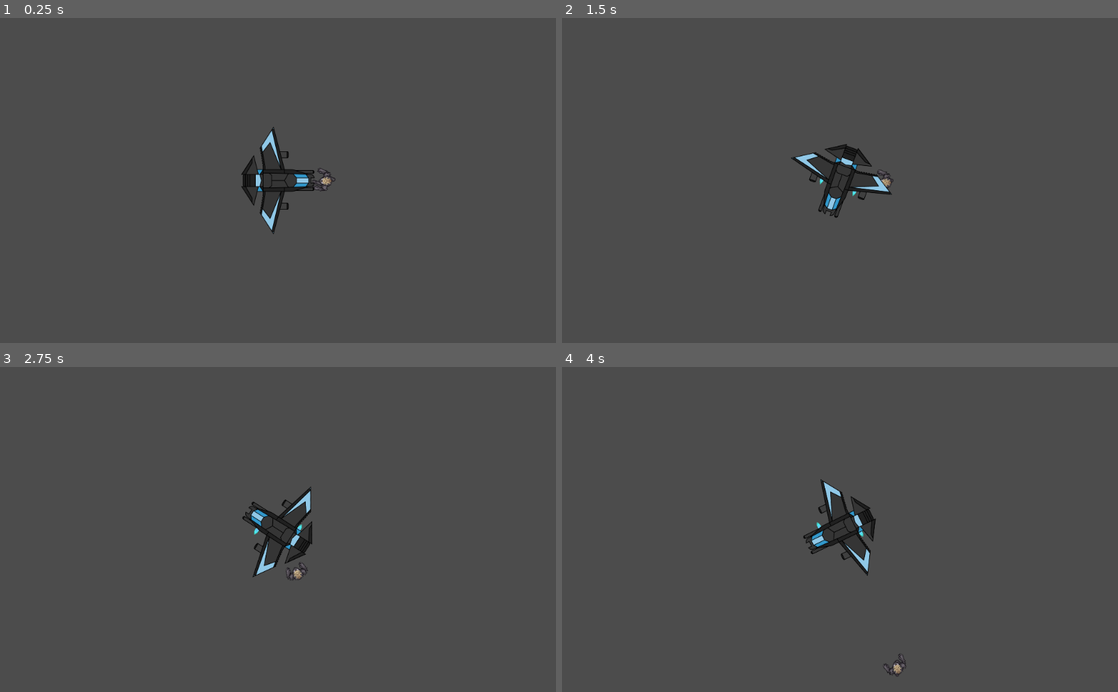
Above: before the commit, frames 1-4 (two rows, left to right).
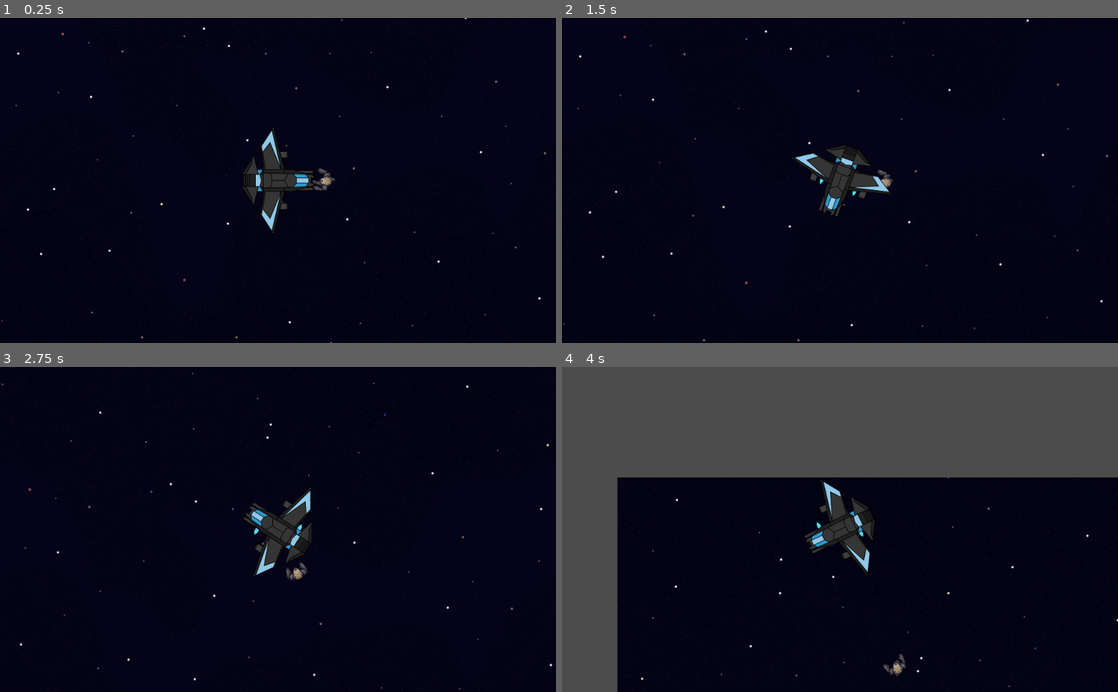
Above: after the commit, the same moments.

Repository: Bradels/minijam2022
Game: Godot game, scene res://Scenes/TestWorld.tscn
Same seed, same stepped clock (60 frames per second), same inputs: the game is played once before the commit and once after it. This scene is started directly instead of the project's main scene.
Inputs (mouse positions are in pixels of both pictures, inside the frame that each line leads up to):
- Up to frame 1 (0.25 s): no input
- Up to frame 2 (1.5 s): move the mouse to (962, 164) at 0.52 s; press the mouse at (962, 164) at 0.53 s; hold D (right) 0.53-1.28 s; move the mouse to (728, 196) at 1.27 s; release the mouse at (728, 196) at 1.28 s; hold S (down) from 1.28 s (still down); click (728, 196) at 1.35 s
- Up to frame 3 (2.75 s): move the mouse to (333, 458) at 2.02 s; release S (down) at 2.03 s; press the mouse at (333, 458) at 2.03 s; hold D (right) from 2.03 s (still down)
- Up to frame 4 (4 s): move the mouse to (812, 594) at 2.77 s; release D (right) at 2.78 s; release the mouse at (812, 594) at 2.78 s; hold W (ship_forward) 2.78-3.53 s; click (812, 594) at 2.85 s; move the mouse to (1006, 578) at 3.52 s; press the mouse at (1006, 578) at 3.53 s; hold A (left) from 3.53 s (still down)

The runs differ from the first frame. In frame 1, 98% of the frame differs, in the area x 0-100%, y 0-100%; in frame 2, 98%; in frame 3, 98%; in frame 4, 58%.

Commit message:
feat: add parallax background, weapon nodes

Diff:
--- a/Scenes/Entities/Player.tscn
+++ b/Scenes/Entities/Player.tscn
@@ -3,6 +3,14 @@
 [ext_resource path="res://Resources/PlayerSpriteFrames.tres" type="SpriteFrames" id=1]
 [ext_resource path="res://Scripts/Entities/Player/Player.gd" type="Script" id=2]
 [ext_resource path="res://Scripts/Entities/Player/Network.gd" type="Script" id=3]
+
+[sub_resource type="SpriteFrames" id=14]
+animations = [ {
+"frames": [  ],
+"loop": true,
+"name": "default",
+"speed": 5.0
+} ]
 
 [sub_resource type="CircleShape2D" id=12]
 radius = 12.0
--- a/Scenes/Entities/Spaceship.tscn
+++ b/Scenes/Entities/Spaceship.tscn
@@ -25,9 +25,6 @@
 "name": "default",
 "speed": 12.0
 } ]
-
-[sub_resource type="CircleShape2D" id=13]
-radius = 64.0078
 
 [node name="Spaceship" type="KinematicBody2D" groups=["Players"]]
 script = ExtResource( 2 )
@@ -103,7 +100,16 @@
 frame = 1
 playing = true
 
-[node name="Hitbox" type="Area2D" parent="."]
+[node name="Weapons" type="Node2D" parent="."]
 
-[node name="CollisionBox" type="CollisionShape2D" parent="Hitbox"]
-shape = SubResource( 13 )
+[node name="PulseLaserLeft" type="Node2D" parent="Weapons"]
+position = Vector2( 64, -16 )
+
+[node name="PulseLaserRight" type="Node2D" parent="Weapons"]
+position = Vector2( 64, 16 )
+
+[node name="RailgunLeft" type="Node2D" parent="Weapons"]
+position = Vector2( 20, -48 )
+
+[node name="RailgunRight" type="Node2D" parent="Weapons"]
+position = Vector2( 20, 48 )
--- a/Scenes/TestWorld.tscn
+++ b/Scenes/TestWorld.tscn
@@ -1,9 +1,22 @@
-[gd_scene load_steps=3 format=2]
+[gd_scene load_steps=4 format=2]
 
 [ext_resource path="res://Scenes/Entities/Spaceship.tscn" type="PackedScene" id=1]
 [ext_resource path="res://Scenes/Entities/Enemy.tscn" type="PackedScene" id=2]
+[ext_resource path="res://Resources/Textures/Starfield.png" type="Texture" id=3]
 
 [node name="World" type="Node2D"]
+
+[node name="Background" type="ParallaxBackground" parent="."]
+follow_viewport_enable = true
+
+[node name="Layer" type="ParallaxLayer" parent="Background"]
+motion_offset = Vector2( 1024, 1024 )
+motion_mirroring = Vector2( 1024, 1024 )
+
+[node name="Starfield" type="Sprite" parent="Background/Layer"]
+z_index = -1
+texture = ExtResource( 3 )
+centered = false
 
 [node name="Enemy" parent="." instance=ExtResource( 2 )]
 position = Vector2( 96, 0 )
Not shown: 1 places in Scenes/Entities/Spaceship.tscn that only renumber resources
